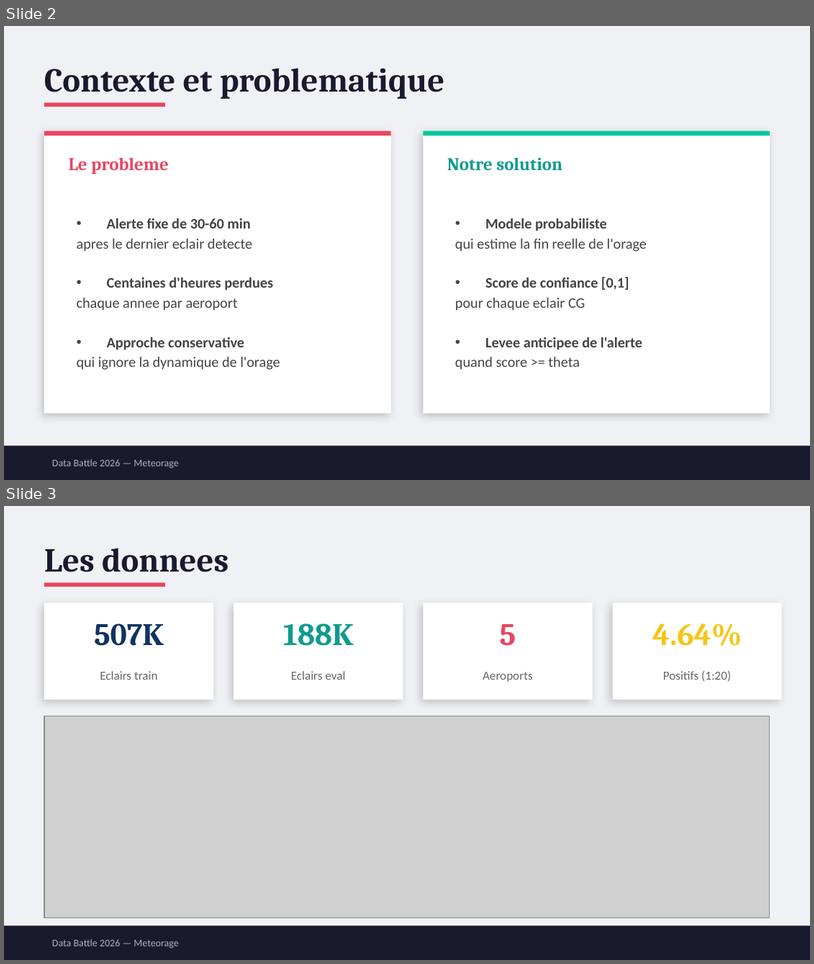
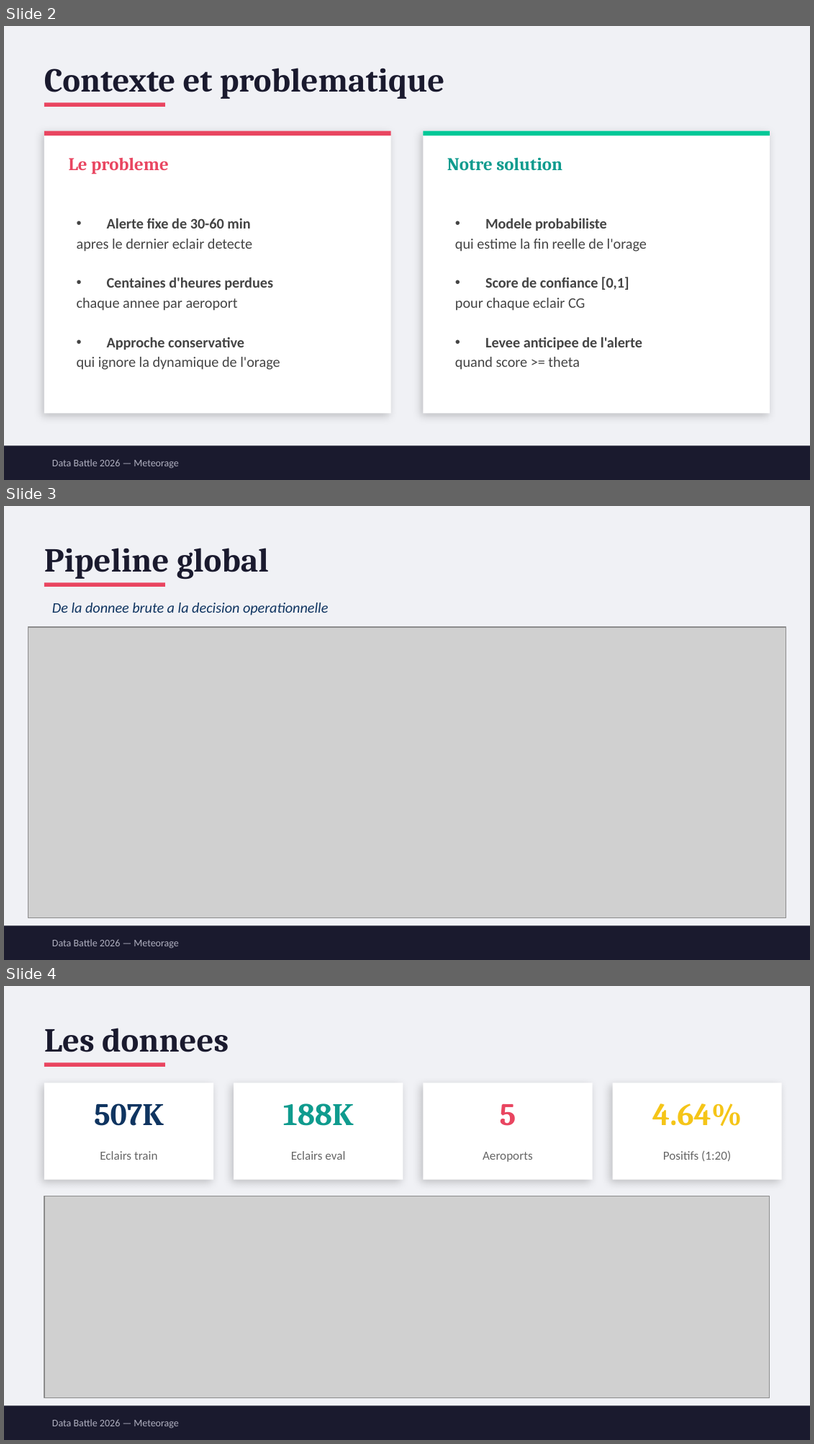
Before and after one commit to PiedPiperJr/Data_Battle_2026, a slide deck: presentation_soutenance.pptx. Shown one above the other, each under a label of ours: slides 2 and 3 before the commit, slides 2, 3 and 4 after it. The pictures are 814x964 and 814x1444 pixels, drawn with LibreOffice and Linux fonts; fonts in the diff are those of the drawing; grey boxes stand for pictures. Boxes give left, top, right and bottom in pixels: in the first picture for what was removed or moved away, otherwise in the second. Text is boxed around its words. In the diff, an @@ line names an element or a change of style, - is before the commit and + after.

```diff
--- a/presentation_soutenance.pptx
+++ b/presentation_soutenance.pptx
@@ slide 3 added at (x1=4, y1=506, x2=810, y2=960), background #F0F1F5 @@
@@ text added at (x1=44, y1=548, x2=269, y2=579), 30 pt, text #1A1A2E, bold @@
+Pipeline global
@@ rectangle added at (x1=44, y1=582, x2=165, y2=587), fill #E94560 @@
@@ text added at (x1=52, y1=602, x2=328, y2=615), 13 pt, text #0F3460, italic @@
+De la donnee brute a la decision operationnelle
@@ picture added at (x1=28, y1=627, x2=786, y2=917) @@
@@ rectangle added at (x1=4, y1=925, x2=810, y2=959), fill #1A1A2E @@
@@ text added at (x1=52, y1=939, x2=179, y2=948), 9 pt, text #B0B0C0 @@
+Data Battle 2026 — Meteorage
@@ what was slide 3 is now slide 4 @@
```
Also in this commit, not shown: 1 slide changed, 1 other slide added, 7 other files.
